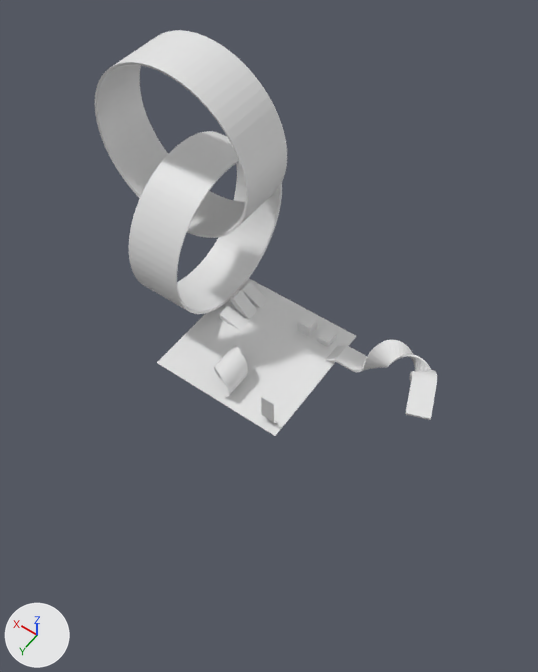
The glTF model assets/walky_objs.glb as it was, and as the next commit left it.
Rendered twice from a camera (50 mm lens) standing at (-75.6, 100.6, 166.9) and looking at (-14.7, 15.2, 32.8). The axes (+X, +Y, +Z) are drawn at lower left. The lights are the same throughout. Where no turn or scale is listed for an object, it has been applied to the vertices. Vertices at the same position are counted once.
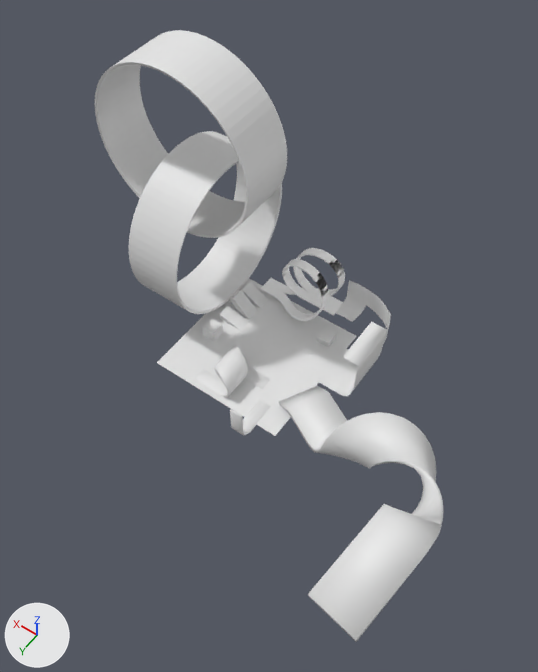
The edits, one by one:
Material 'LANDTX14_material_38' (mat_landtx14_material_38) is new.
Its base color is (1.0, 1.0, 1.0) (white #ffffff).
Its roughness is 1.0.
Material 'LANDTX14_material_23' (mat_landtx14_material_23) is new.
Its base color is (1.0, 1.0, 1.0) (white #ffffff).
Its roughness is 1.0.
Material 'LANDTX14_material_22' (mat_landtx14_material_22) is new.
Its base color is (1.0, 1.0, 1.0) (white #ffffff).
Its roughness is 1.0.
me_cube has 160 vertices, 316 faces and spans x -30.9..4.1, y -8.0..14.5, z -2.1..14.2.
me_cube is used by ob_cube_006; location (-21.4, -10.8, 2.2).
me_cube part 1: all faces are now shaded smooth (28 of 316 changed).
Mesh me_plane is new.
It has 60 vertices, 70 faces and spans x -7.5..10.4, y -10.1..13.2, z -6.8..9.5.
Mesh me_highway_071 is new.
It has 216 vertices, 428 faces and spans x -10.7..14.5, y -4.5..2.5, z -10.5..9.0.
Faces by material slot: [88, 264, 76].
It uses material mat_landtx14_material_38 (white #ffffff).
It uses material mat_landtx14_material_22 (white #ffffff).
It uses material mat_landtx14_material_23 (white #ffffff).
Mesh me_highway_070 is new.
It has 216 vertices, 428 faces and spans x -10.7..14.5, y -2.5..4.5, z -11.0..9.5.
Faces by material slot: [88, 264, 76].
It uses material mat_landtx14_material_38 (white #ffffff).
It uses material mat_landtx14_material_22 (white #ffffff).
It uses material mat_landtx14_material_23 (white #ffffff).
Object 'Cube.002' (ob_cube_002) moves from (-7.3, -14.0, 2.0) to (13.5, 3.1, 2.0).
Object 'Cylinder.001' (ob_cylinder_001) moves from (-16.3, 5.4, -0.4) to (-12.2, 13.1, -0.4).
Object 'Cube.006' (ob_cube_006) moves from (-21.4, -10.8, 2.2) to (-24.1, 9.5, 3.9).
Object 'Cube.006' (ob_cube_006) turns from (0, 0, 0) to (0, 0, -28) degrees about x, y and z.
Object 'Cube.006' (ob_cube_006) is rescaled from (1.0, 1.0, 1.0) to (1.94, 1.94, 1.94).
Object 'Plane' (ob_plane) is new; it shows me_plane.
Its location is (-23.0, -13.6, 7.0).
Object 'highway.071' (ob_highway_071) is new; it shows me_highway_071.
Its location is (-2.7, -22.5, 12.0).
Object 'highway.070' (ob_highway_070) is new; it shows me_highway_070.
Its location is (-2.7, -17.7, 12.4).

Where the change shows, as pixel boxes [x1, y1, x2, y2] in the pictures (538 x 672 px):
'Cube.006', shading changed, moved, turned, rescaled
    before: [326, 340, 437, 420]
    after: [279, 386, 443, 642]
'Plane', added
    after: [316, 280, 391, 396]
'highway.070', added
    after: [261, 259, 339, 321]
    faces in mat_landtx14_material_22 (white #ffffff): [273, 259, 329, 321]
    faces in mat_landtx14_material_23 (white #ffffff): [261, 259, 339, 321]
    faces in mat_landtx14_material_38 (white #ffffff): [276, 269, 328, 302]
'highway.071', added
    after: [266, 248, 345, 308]
    faces in mat_landtx14_material_22 (white #ffffff): [279, 248, 345, 296]
    faces in mat_landtx14_material_23 (white #ffffff): [266, 249, 345, 308]
    faces in mat_landtx14_material_38 (white #ffffff): [282, 257, 344, 295]
'Cylinder.001', moved
    before: [261, 397, 278, 423]
    after: [230, 400, 271, 435]
'Cube.002', moved
    before: [298, 313, 318, 337]
    after: [202, 318, 223, 342]
part 1 of me_cube, shading changed
    before: [326, 345, 431, 420]
    after: [279, 386, 356, 641]
